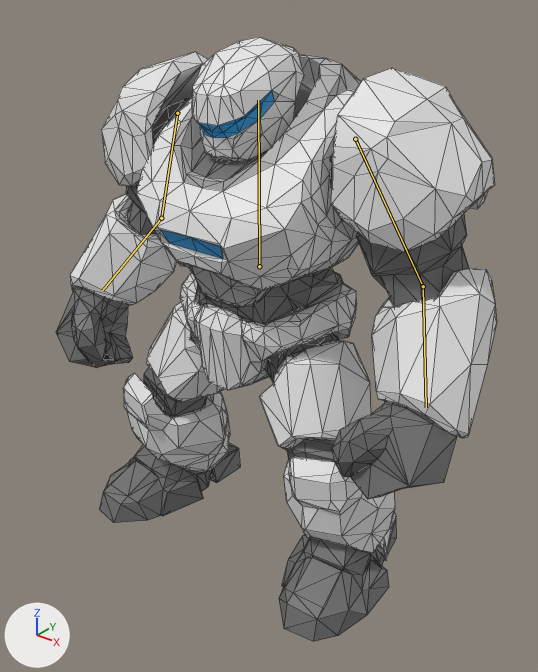
One commit to the FBX model Assets/Models/brute.fbx: the scene before it, then after it.
Rendered twice from a camera (50 mm lens) standing at (1.7, -2.06, 1.19) and looking at (0.09, -0.05, -0.06). The axes (+X, +Y, +Z) are drawn at lower left. The lights are the same throughout. Both versions are drawn at frame 1 of the action 'Armature.001|Attack.001'; the numbers are the values there. The bones that change are drawn over the model as lines. Mesh edges are drawn as thin lines.
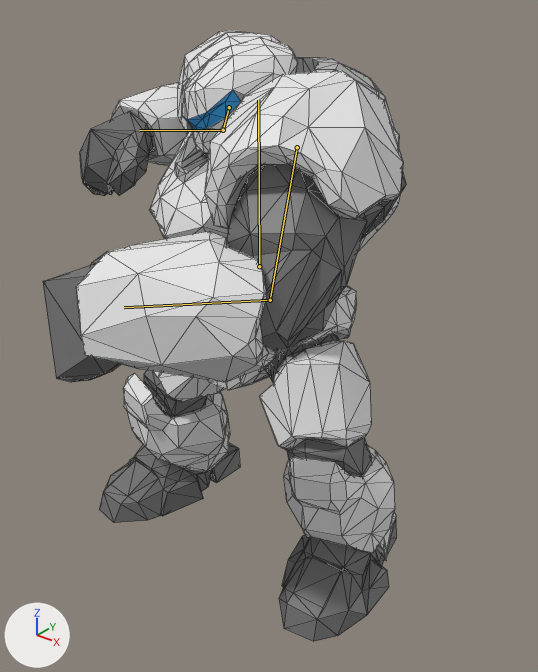
Pixel boxes [x1, y1, x2, y2] of what changed, in the pictures (538 x 672 px):
'Plane.017', posed (60% wider, 11% shorter): before [372, 268, 497, 438]; after [76, 231, 277, 382]
'Plane.004', posed (21% wider, 14% shorter): before [331, 68, 495, 252]; after [204, 71, 403, 229]
'Plane.002', posed: before [136, 55, 361, 307]; after [150, 57, 400, 253]
'Plane.024', posed: before [330, 154, 469, 306]; after [227, 164, 406, 351]
'Plane.020', posed: before [332, 400, 457, 499]; after [43, 251, 121, 382]
'Plane.003', posed (7% shorter): before [192, 37, 304, 162]; after [182, 37, 298, 153]
'Plane.005', posed: before [70, 194, 177, 305]; after [110, 83, 187, 166]
'Plane.009', posed: before [56, 286, 133, 368]; after [80, 111, 155, 196]
'Plane.016', posed (23% shorter): before [101, 52, 208, 187]; after [178, 30, 280, 134]
'Plane.015', posed (not visible afterwards): before [126, 98, 190, 235]
'Plane.007', unchanged, covered by the edit: before [146, 302, 224, 402]; after [153, 371, 224, 402]
bone 'Bone.004.L', root to tip: before (355, 139) to (423, 286); after (297, 147) to (270, 300)
bone 'Bone.005.L', root to tip: before (423, 286) to (426, 407); after (270, 300) to (124, 307)
bone 'Bone.004.R', root to tip: before (177, 113) to (161, 218); after (229, 107) to (223, 130)
bone 'Bone.005.R', root to tip: before (161, 218) to (102, 290); after (223, 130) to (139, 130)

Edits to the bpy script that builds the scene:
```text
Change bone_bone_001:
    where bone_bone_001 = bpy.data.objects['Armature.001'].pose.bones['Bone.001']  # child of 'Bone'
    bone_bone_001.rotation_quaternion: (1.0, 0.0, 0.0, 0.0) -> (0.957, 0.0, -0.29, 0.0)  # degrees (0, 0, 0) -> degrees (0, -34, 0)
Change bone_bone_004_l:
    where bone_bone_004_l = bpy.data.objects['Armature.001'].pose.bones['Bone.004.L']  # child of 'Bone.001'
    bone_bone_004_l.rotation_quaternion: (1.0, 0.0, 0.0, 0.0) -> (0.899, -0.275, 0.261, 0.22)  # degrees (0, 0, 0) -> degrees (-28, 36, 18)
Change bone_bone_005_l:
    where bone_bone_005_l = bpy.data.objects['Armature.001'].pose.bones['Bone.005.L']  # child of 'Bone.004.L'
    bone_bone_005_l.rotation_quaternion: (1.0, 0.0, 0.0, 0.0) -> (0.924, 0.004, -0.156, 0.348)  # degrees (0, 0, 0) -> degrees (-6, -17, 42)
Change bone_bone_004_r:
    where bone_bone_004_r = bpy.data.objects['Armature.001'].pose.bones['Bone.004.R']  # child of 'Bone.001'
    bone_bone_004_r.rotation_quaternion: (1.0, 0.0, 0.0, 0.0) -> (0.928, -0.369, 0.053, 0.002)  # degrees (0, 0, 0) -> degrees (-44, 6, -2)
Change bone_bone_005_r:
    where bone_bone_005_r = bpy.data.objects['Armature.001'].pose.bones['Bone.005.R']  # child of 'Bone.004.R'
    bone_bone_005_r.rotation_quaternion: (1.0, 0.0, 0.0, 0.0) -> (0.809, 0.0, 0.0, -0.587)  # degrees (0, 0, 0) -> degrees (0, 0, -72)
```
